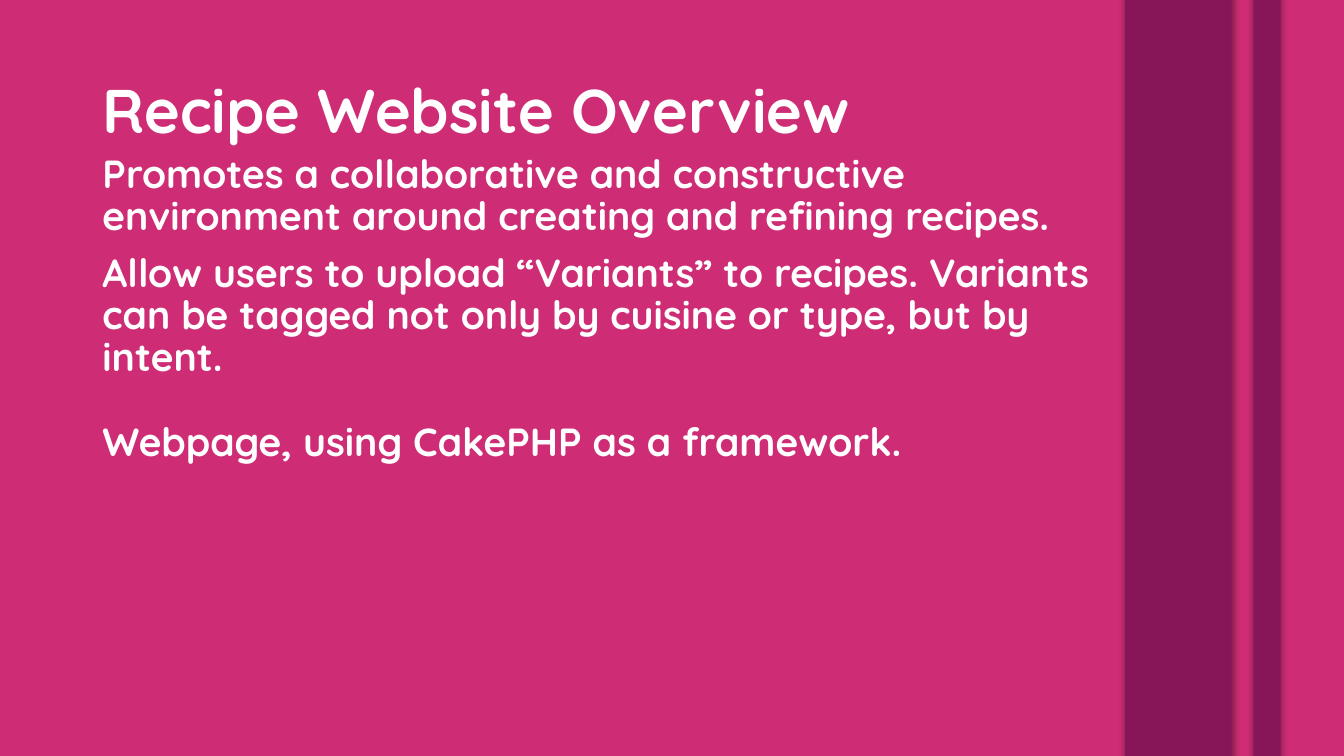
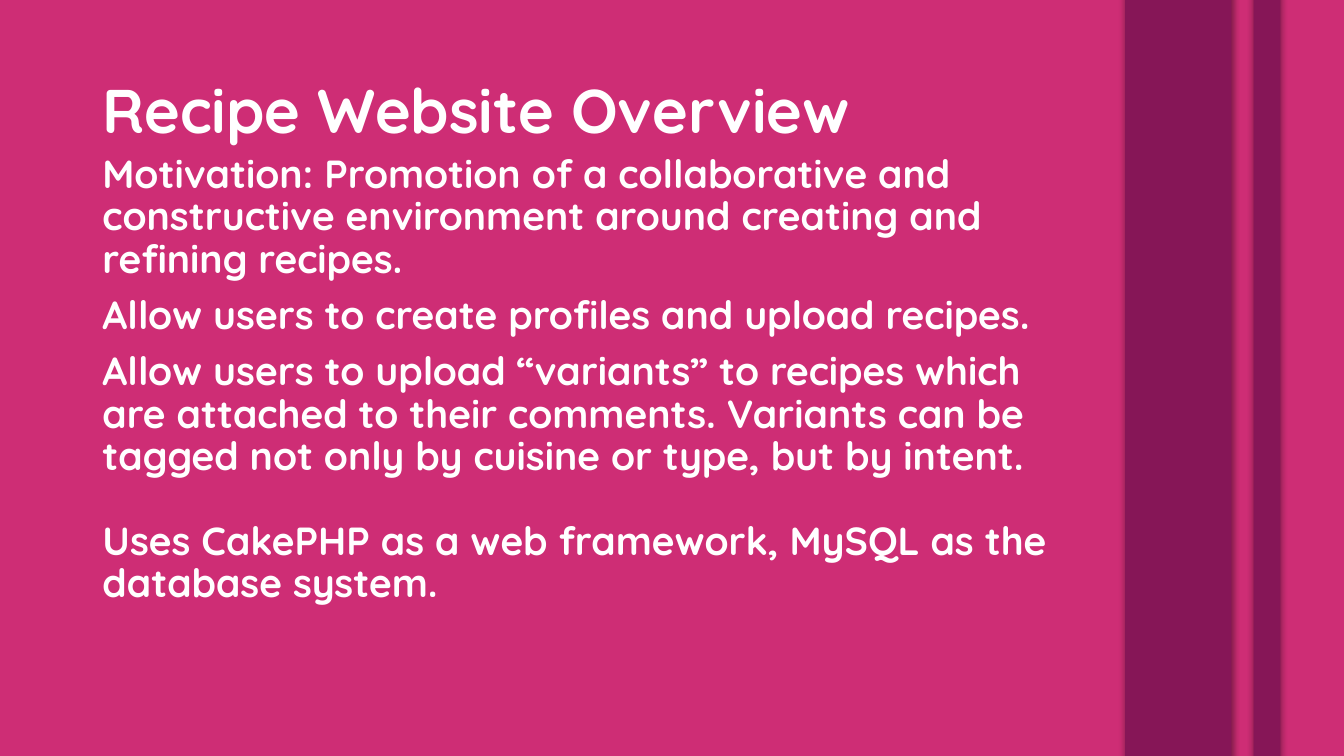
Before and after one commit to Mimel/KState-CIS598-FinalProject, a slide deck: slide 2 of SecondPresentation.pptx. Drawn at 1344x756 pixels with LibreOffice and Linux fonts; fonts in the diff are those of the drawing. Boxes give left, top, right and bottom in pixels: in the first picture for what was removed or moved away, otherwise in the second. Text is boxed around its words. In the diff, an @@ line names an element or a change of style, - is before the commit and + after.

Commit message:
Styled Recipes template. Corrected JS import issue on Recipes template.

```diff
--- a/SecondPresentation.pptx
+++ b/SecondPresentation.pptx
@@ text at [102,159,1047,605]: text changed @@
-Promotes a collaborative and constructive environment around creating and refining recipes.
-Allow users to upload “Variants” to recipes. Variants can be tagged not only by cuisine or type, but by intent.
-Webpage, using CakePHP as a framework.
+Motivation: Promotion of a collaborative and constructive environment around creating and refining recipes.
+Allow users to create profiles and upload recipes.
+Allow users to upload “variants” to recipes which are attached to their comments. Variants can be tagged not only by cuisine or type, but by intent.
+Uses CakePHP as a web framework, MySQL as the database system.
```
Also in this commit, not shown: 2 other slides changed, 1 slide added, 16 other files.
